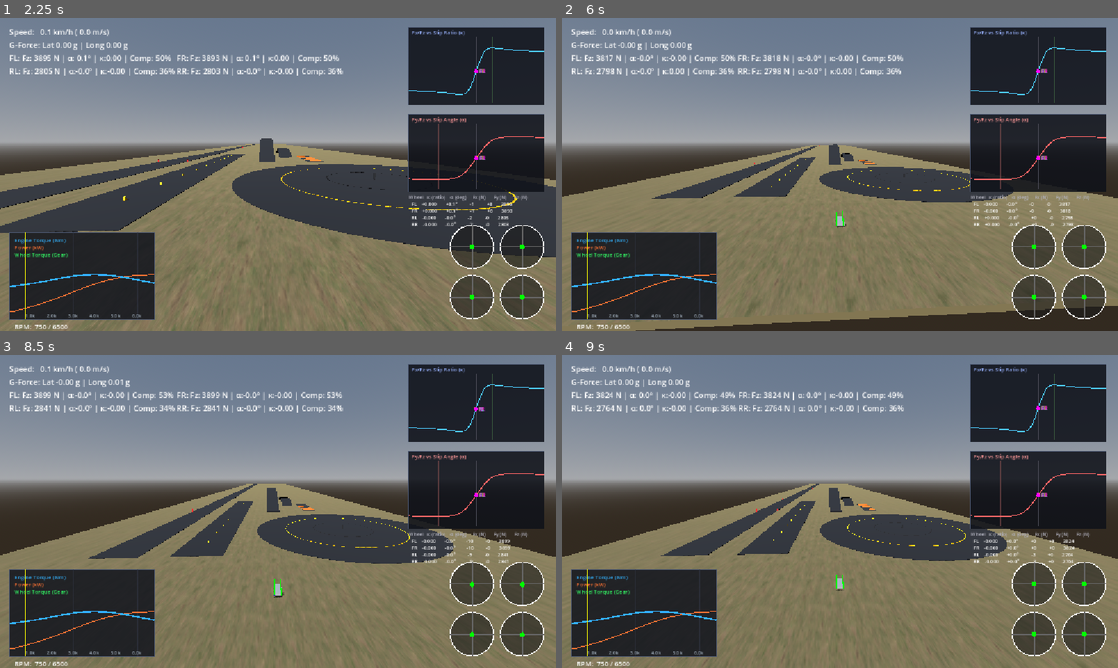
Above: before the commit, frames 1-4 (two rows, left to right).
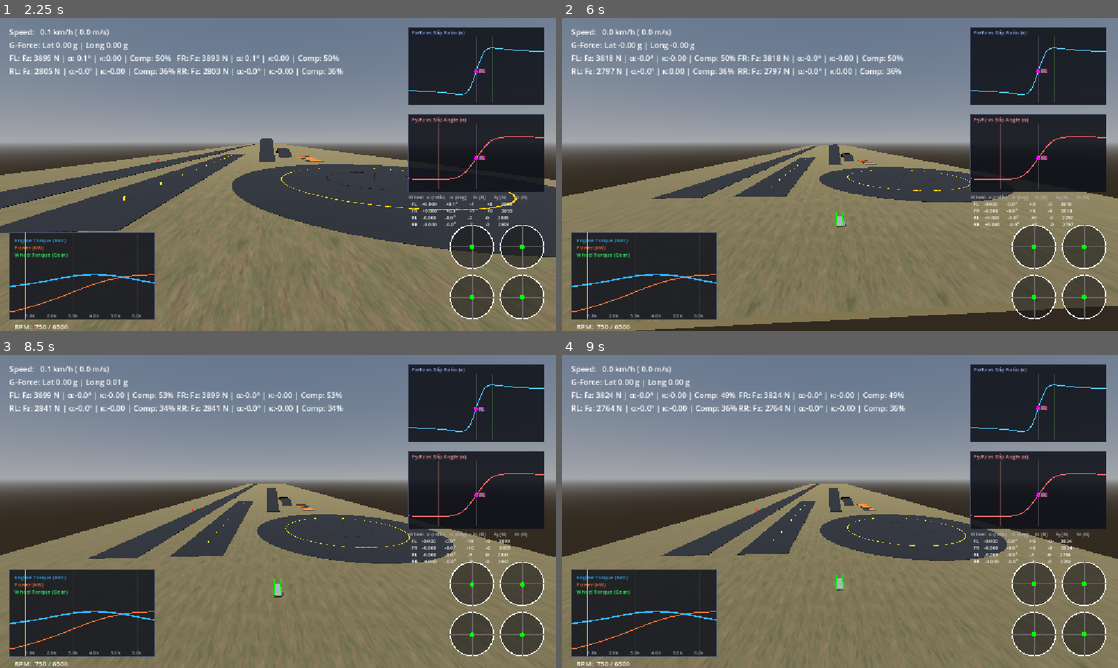
Above: after the commit, the same moments.

Repository: RealAbdurRehman/grounded
Game: Godot game, scene res://scenes/world/world.tscn
Two runs of this game, one before a commit and one after it. Both use one fixed random seed, a clock stepped at 60 frames per second and the inputs below.
Inputs (mouse positions are in pixels of both pictures, inside the frame that each line leads up to):
- Up to frame 1 (2.25 s): tap Enter at 0.5 s; move the mouse to (305, 174) at 0.52 s; hold E (gear_up) 0.53-1.25 s; hold V (camera_mode) 0.53-1.25 s; click (305, 174) at 0.67 s; drag from (166, 190) to (250, 237) at 1.27 s; move the mouse to (333, 105) at 2.02 s; hold D (steer_right) from 2.03 s (still down); hold L (toggle_logging) from 2.03 s (still down)
- Up to frame 2 (6 s): release D (steer_right) at 2.75 s; release L (toggle_logging) at 2.75 s; drag from (812, 237) to (673, 127) at 2.77 s; move the mouse to (1006, 221) at 3.52 s; hold A (steer_left) 3.53-4.25 s; tap I at 3.6 s; drag from (673, 127) to (756, 96) at 4.27 s; move the mouse to (867, 174) at 5.02 s; hold S (brake) 5.03-5.75 s; hold Shift 5.03-5.75 s; click (867, 174) at 5.17 s; drag from (756, 96) to (728, 190) at 5.77 s
- Up to frame 3 (8.5 s): tap Space at 6.5 s; move the mouse to (400, 495) at 6.52 s; hold E (gear_up) 6.53-7.25 s; hold W (throttle) 6.53-7.25 s; drag from (166, 527) to (250, 574) at 7.27 s; move the mouse to (333, 442) at 8.02 s; hold S (brake) from 8.03 s (still down); tap M (toggle_transmission) at 8.1 s
- Up to frame 4 (9 s): release S (brake) at 8.75 s; drag from (812, 574) to (673, 464) at 8.77 s

Frame 1 is identical in both runs. In frame 2, 0.2% of the frame differs, in the area x 8-93%, y 7-67%; in frame 3, 0.2%; in frame 4, 1.0%, in the area x 13-93%, y 11-67%.

Commit message:
Fix anti roll bars not affecting tire grip

Diff:
--- a/scenes/vehicle/vehicle.tscn
+++ b/scenes/vehicle/vehicle.tscn
@@ -35,7 +35,7 @@
 [node name="Engine" type="Node" parent="." unique_id=1472005107]
 script = ExtResource("2_cs81w")
 
-[node name="Drivetrain" type="Node" parent="." unique_id=1060942932]
+[node name="Drivetrain" type="Node" parent="." unique_id=1236505186]
 script = ExtResource("3_cs81w")
 
 [node name="Wheels" type="Node3D" parent="." unique_id=2027221242]
--- a/scenes/world/world.tscn
+++ b/scenes/world/world.tscn
@@ -8,8 +8,8 @@
 [ext_resource type="Script" uid="uid://bwprdmk5kupc6" path="res://scripts/vehicle/configs/chassis.gd" id="4_gb53w"]
 [ext_resource type="Texture2D" uid="uid://c7ma8ggfipg" path="res://assets/textures/ground/arm.jpg" id="4_j2gmx"]
 [ext_resource type="Script" uid="uid://bkel8e4frgv51" path="res://scripts/vehicle/configs/engine.gd" id="5_gb53w"]
-[ext_resource type="Script" uid="uid://l2tns4vcug28" path="res://scripts/vehicle/configs/drivetrain.gd" id="6_5qq27"]
 [ext_resource type="PackedScene" uid="uid://db4473gxoh8sk" path="res://scenes/ui/telemetry.tscn" id="6_bq33v"]
+[ext_resource type="Resource" uid="uid://cc3cenk2w6t53" path="res://resources/drivetrains/default.tres" id="6_dlabj"]
 [ext_resource type="Script" uid="uid://dvp5aua86h7p4" path="res://scripts/camera/camera.gd" id="6_t5ptc"]
 [ext_resource type="Script" uid="uid://mnsyudn5vsag" path="res://scripts/vehicle/configs/suspension.gd" id="7_dlabj"]
 
@@ -29,10 +29,6 @@
 [sub_resource type="Resource" id="Resource_vu11u"]
 script = ExtResource("5_gb53w")
 metadata/_custom_type_script = "uid://bkel8e4frgv51"
-
-[sub_resource type="Resource" id="Resource_5qq27"]
-script = ExtResource("6_5qq27")
-metadata/_custom_type_script = "uid://l2tns4vcug28"
 
 [sub_resource type="Resource" id="Resource_dlabj"]
 script = ExtResource("7_dlabj")
@@ -512,8 +508,8 @@
 [node name="Engine" parent="Vehicle" index="2" unique_id=1472005107]
 config = SubResource("Resource_vu11u")
 
-[node name="Drivetrain" parent="Vehicle" index="3" unique_id=1060942932]
-config = SubResource("Resource_5qq27")
+[node name="Drivetrain" parent="Vehicle" index="3" unique_id=1236505186]
+config = ExtResource("6_dlabj")
 
 [node name="WheelFL" parent="Vehicle/Wheels" parent_id_path=PackedInt32Array(429220544, 2027221242) index="0" unique_id=1185262635]
 suspension_config = SubResource("Resource_dlabj")
--- a/scripts/vehicle/vehicle.gd
+++ b/scripts/vehicle/vehicle.gd
@@ -50,8 +50,8 @@
 func _physics_process(delta: float) -> void:
 	_handle_inputs(delta)
 
+	_compute_anti_roll_bars()
 	_update_drivetrain_and_wheels(delta)
-	_apply_anti_roll_bars()
 	_apply_aerodynamic_drag()
 
 	_update_telemetry()
@@ -90,30 +90,20 @@
 			w.steer_angle_rad = steer_rad
 
 
-func _apply_anti_roll_bars() -> void:
-	if wheel_fl.is_grounded and wheel_fr.is_grounded:
-		var front_diff: float = wheel_fl.spring_displacement - wheel_fr.spring_displacement
-		var front_arb_force: float = front_diff * config.front_arb_stiffness
-		apply_force(
-			wheel_fl.contact_normal * front_arb_force,
-			wheel_fl.global_position - global_position,
-		)
-		apply_force(
-			wheel_fr.contact_normal * -front_arb_force,
-			wheel_fr.global_position - global_position,
-		)
+func _compute_anti_roll_bars() -> void:
+	_set_axle_arb(wheel_fl, wheel_fr, config.front_arb_stiffness)
+	_set_axle_arb(wheel_rl, wheel_rr, config.rear_arb_stiffness)
 
-	if wheel_rl.is_grounded and wheel_rr.is_grounded:
-		var rear_diff: float = wheel_rl.spring_displacement - wheel_rr.spring_displacement
-		var rear_arb_force: float = rear_diff * config.rear_arb_stiffness
-		apply_force(
-			wheel_rl.contact_normal * rear_arb_force,
-			wheel_rl.global_position - global_position,
-		)
-		apply_force(
-			wheel_rr.contact_normal * -rear_arb_force,
-			wheel_rr.global_position - global_position,
-		)
+
+func _set_axle_arb(left: Wheel, right: Wheel, stiffness: float) -> void:
+	if left.is_grounded and right.is_grounded:
+		var diff: float = left.spring_displacement - right.spring_displacement
+		var force: float = diff * stiffness
+		left.arb_force_n = force
+		right.arb_force_n = -force
+	else:
+		left.arb_force_n = 0.0
+		right.arb_force_n = 0.0
 
 
 func _update_drivetrain_and_wheels(delta: float) -> void:
@@ -181,7 +171,7 @@
 		var w: Wheel = wheels[i]
 		telemetry_hud.update_wheel_telemetry(
 			ids[i],
-			w.suspension_force_n,
+			w.normal_load_n,
 			rad_to_deg(w.slip_angle_rad),
 			w.slip_ratio,
 			w.compression,
--- a/scripts/vehicle/wheel.gd
+++ b/scripts/vehicle/wheel.gd
@@ -30,6 +30,9 @@
 var contact_normal: Vector3 = Vector3.UP
 
 var suspension_force_n: float = 0.0
+var arb_force_n: float = 0.0
+var normal_load_n: float = 0.0
+
 var lateral_force_n: float = 0.0
 var longitudinal_force_n: float = 0.0
 
@@ -92,6 +95,7 @@
 	var f_spring: float = k_spring * spring_displacement
 	var f_damper: float = k_damper * compression_speed
 	suspension_force_n = max(0.0, f_spring + f_damper)
+	normal_load_n = maxf(0.0, suspension_force_n + arb_force_n)
 
 	var chassis_up: Vector3 = chassis.global_transform.basis.y.normalized()
 	var wheel_basis: Basis = chassis.global_transform.basis.rotated(chassis_up, steer_angle_rad)
@@ -111,7 +115,7 @@
 	var v_long: float = contact_velocity.dot(wheel_forward)
 	var speed_long: float = absf(v_long)
 
-	var fz: float = suspension_force_n
+	var fz: float = normal_load_n
 	grip_limit_n = tire_model.peak_force_n(fz) * friction_coef
 
 	var alpha: float = atan2(-v_lat, maxf(speed_long, tire_model.slip_speed_floor))
@@ -209,8 +213,8 @@
 	slip_angle_rad = alpha
 
 	var total_force: Vector3 = (
-		(contact_normal * suspension_force_n)
-		+ (wheel_forward * longitudinal_force_n) + (wheel_right * lateral_force_n)
+		(contact_normal * normal_load_n) + (wheel_forward * longitudinal_force_n)
+		+ (wheel_right * lateral_force_n)
 	)
 	chassis.apply_force(total_force, contact_point - chassis.global_position)
 
@@ -224,7 +228,7 @@
 
 	DebugDraw3D.draw_line(
 		contact_point,
-		contact_point + contact_normal * (suspension_force_n / 1500.0),
+		contact_point + contact_normal * (normal_load_n / 1500.0),
 		Color.GREEN,
 	)
 	DebugDraw3D.draw_line(
@@ -249,6 +253,8 @@
 	spring_displacement = 0.0
 
 	suspension_force_n = 0.0
+	normal_load_n = 0.0
+
 	lateral_force_n = 0.0
 	longitudinal_force_n = 0.0
 
